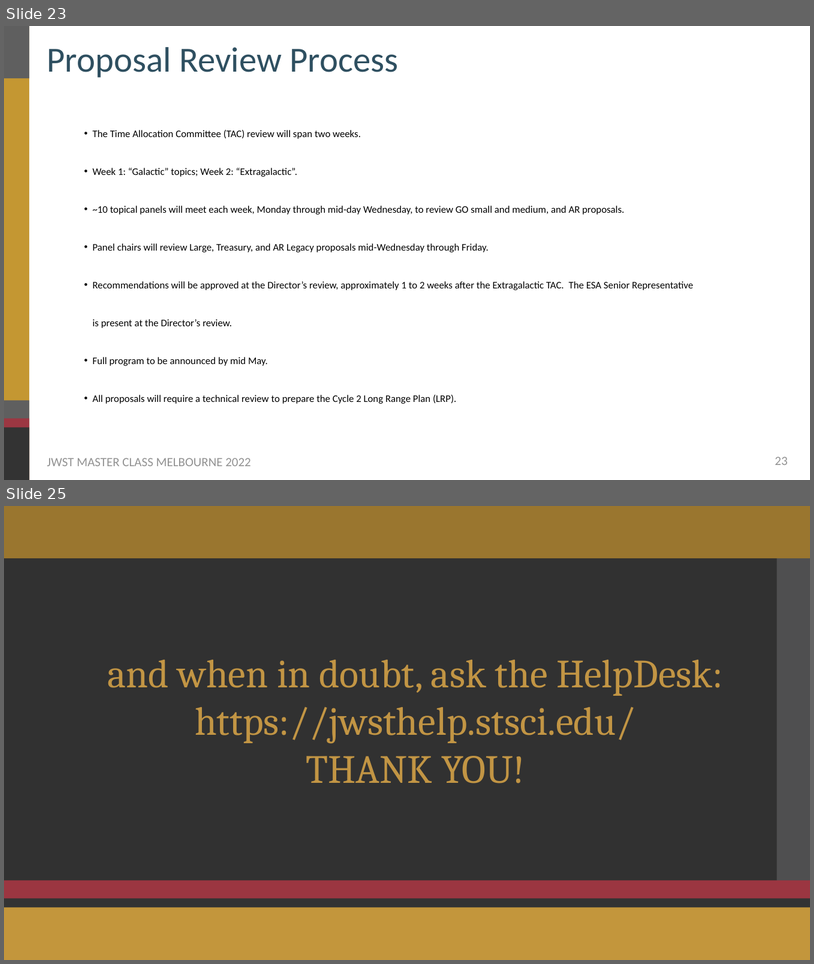
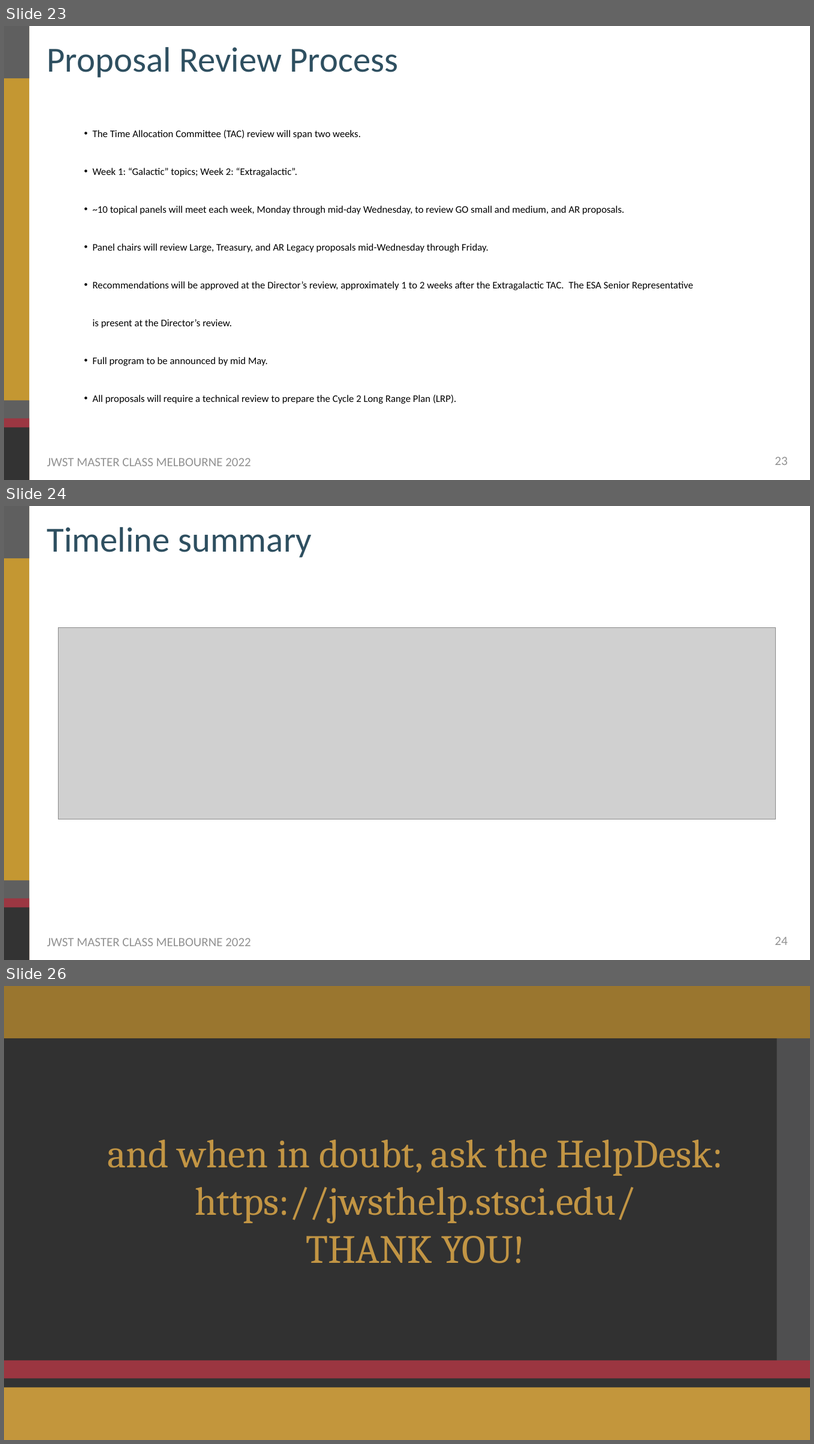
Before and after one commit to themiyan/jwst_masterclass_melbourne_2022, a slide deck: Presentations_Main/03_JWST_Cycle2_Proposals.pptx. Shown one above the other, each under a label of ours: slides 23 and 25 before the commit, slides 23, 24 and 26 after it; the slides between them are not shown. The pictures are 814x964 and 814x1444 pixels, drawn with LibreOffice and Linux fonts; fonts in the diff are those of the drawing; grey boxes stand for pictures; background and template pictures are left out; a plain dark background stands for a picture behind light text. Boxes give left, top, right and bottom in pixels: in the first picture for what was removed or moved away, otherwise in the second. Text is boxed around its words. In the diff, an @@ line names an element or a change of style, - is before the commit and + after.

```diff
--- a/Presentations_Main/03_JWST_Cycle2_Proposals.pptx
+++ b/Presentations_Main/03_JWST_Cycle2_Proposals.pptx
@@ slide 24 added at [4, 506, 810, 960], background #FFFFFF; not listed: 6 template elements that a slide beside it also shows @@
@@ title added at [47, 527, 312, 558], 84 pt, text #2E5060 @@
+Timeline summary
@@ picture added at [59, 627, 776, 819] @@
@@ page number added at [775, 936, 788, 945], 30 pt, text #929292 @@
+24
@@ what was slide 25 is now slide 26 @@
```
Also in this commit, not shown: 12 slides changed.
